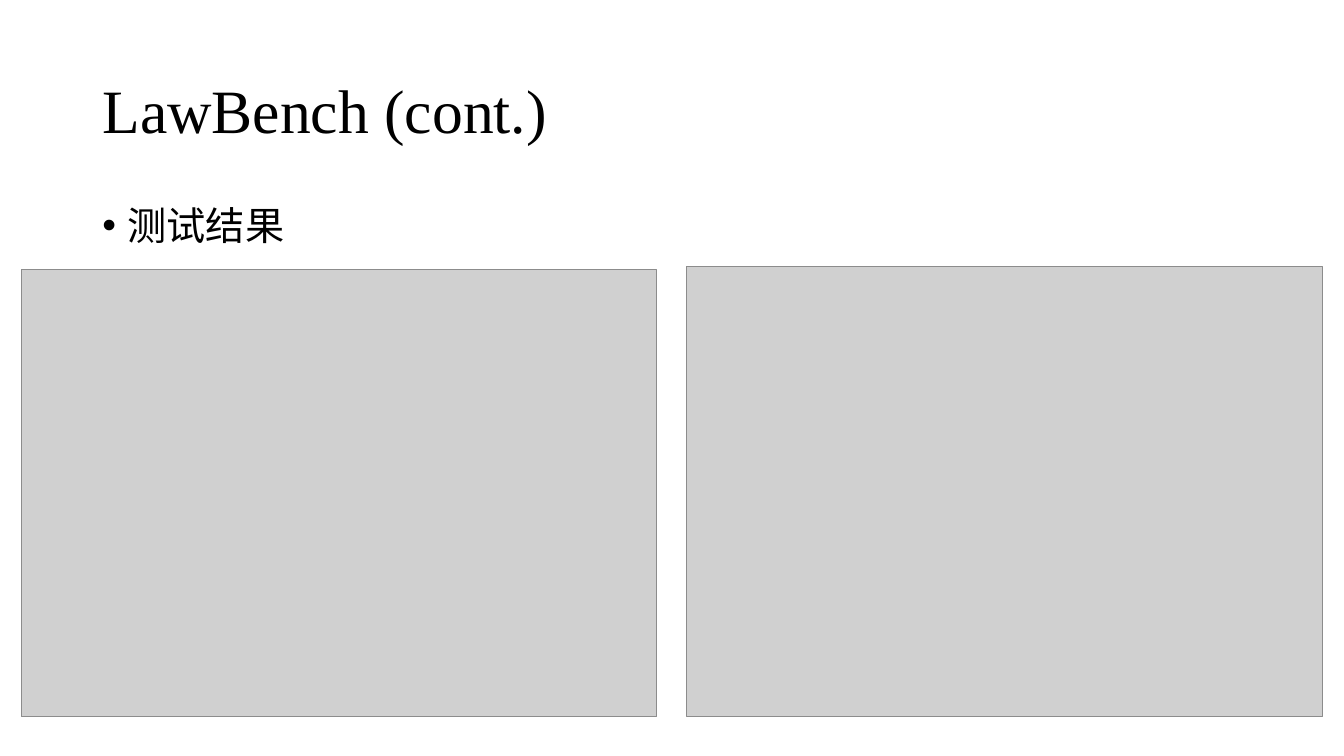
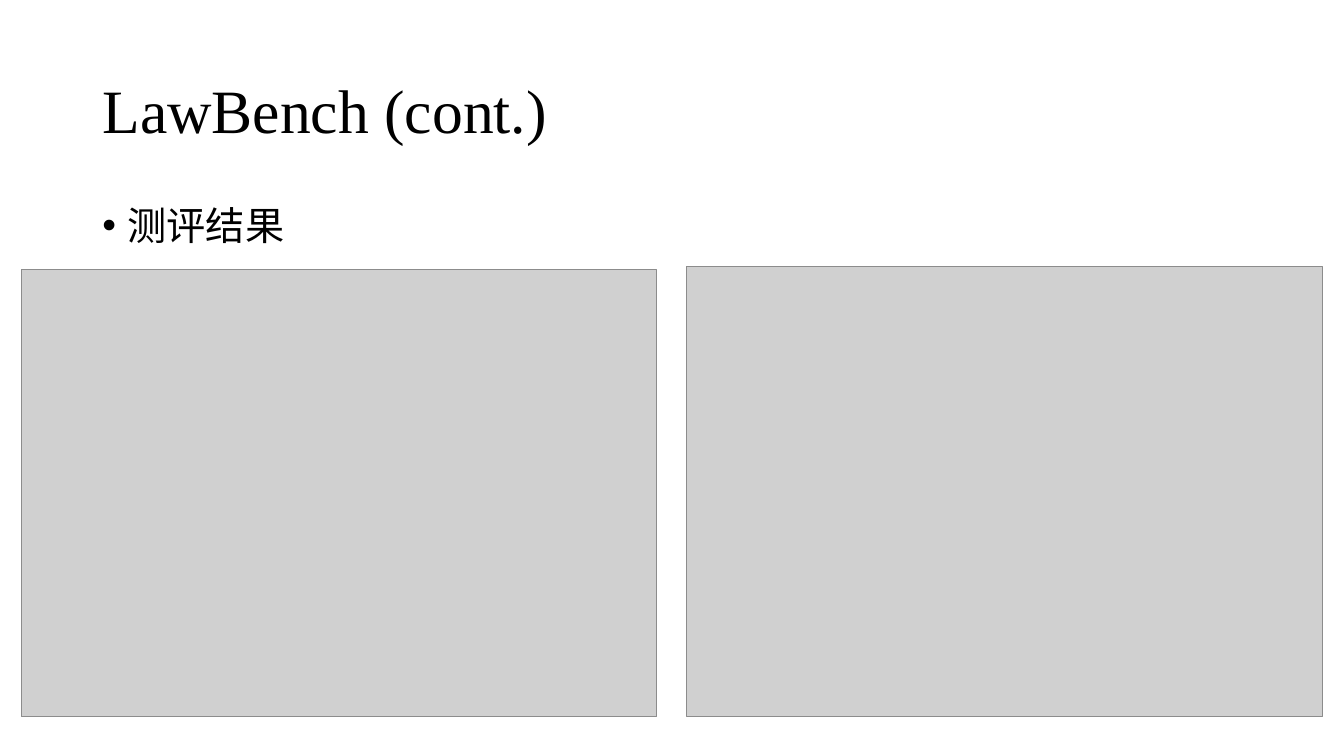
Before and after one commit to zhuohan9036/research_general_materials, a slide deck: slide 6 of legal_ai/20251107_intro_legal_ai_works.pptx. Drawn at 1344x756 pixels with LibreOffice and Linux fonts; fonts in the diff are those of the drawing; grey boxes stand for pictures. Boxes give left, top, right and bottom in pixels: in the first picture for what was removed or moved away, otherwise in the second. Text is boxed around its words. In the diff, an @@ line names an element or a change of style, - is before the commit and + after.

```diff
--- a/legal_ai/20251107_intro_legal_ai_works.pptx
+++ b/legal_ai/20251107_intro_legal_ai_works.pptx
@@ text at box(128, 207, 285, 243): text changed; font Times New Roman to Arial @@
-• 测试结果
+• 测评结果
```
Also in this commit, not shown: 6 other slides changed, 4 slides added, 1 other file.
